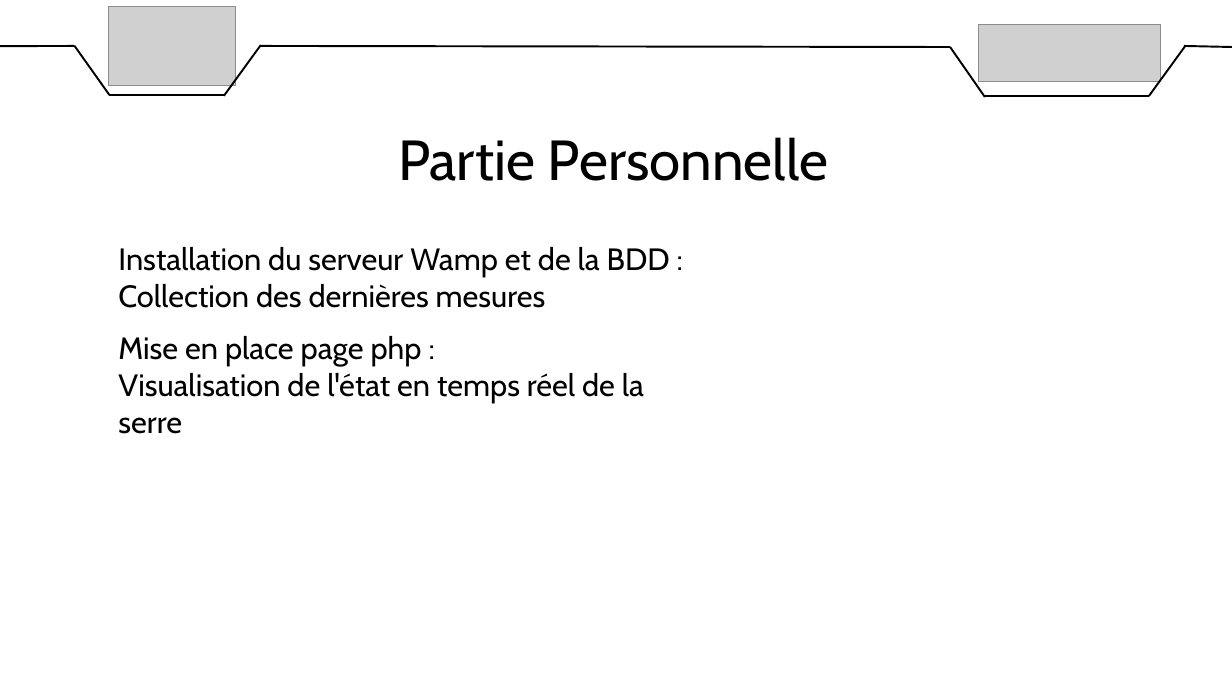
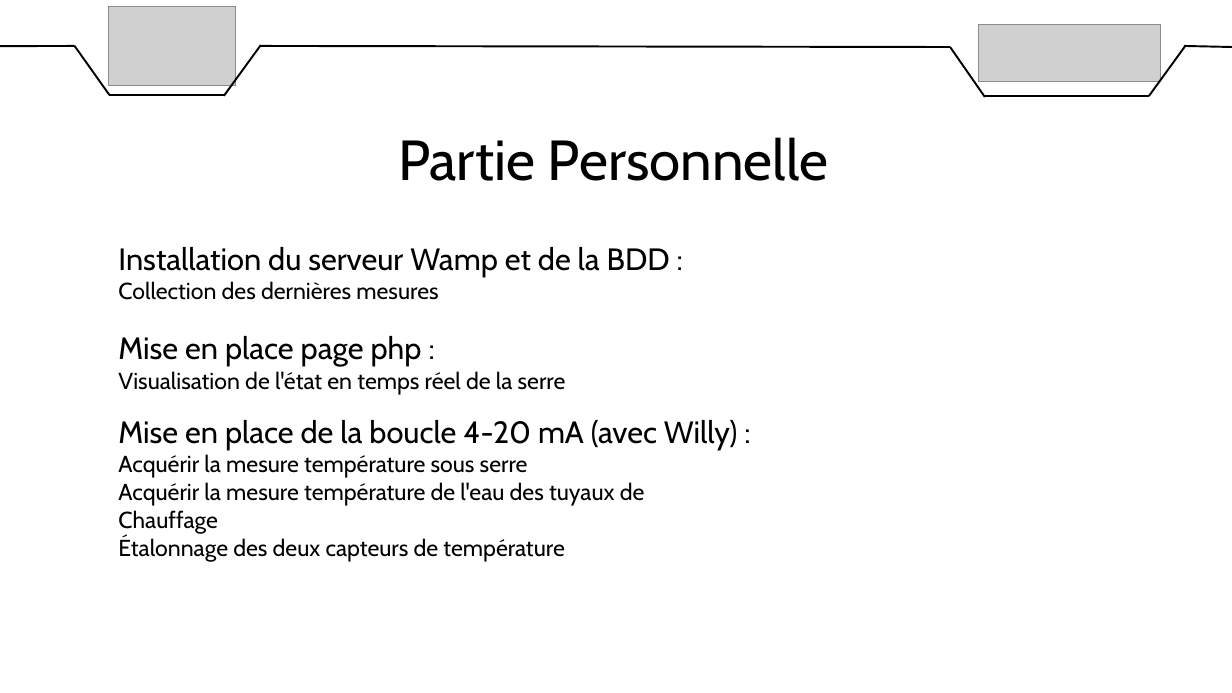
Before and after one commit to DylanChe/SupervisionSerre, a slide deck: slide 4 of oral_projet/diaporama_revue_1_samuel.pptx. Drawn at 1232x693 pixels with LibreOffice and Linux fonts; fonts in the diff are those of the drawing; grey boxes stand for pictures. Boxes give left, top, right and bottom in pixels: in the first picture for what was removed or moved away, otherwise in the second. Text is boxed around its words. In the diff, an @@ line names an element or a change of style, - is before the commit and + after.

Commit message:
Maj diapor revue 1

```diff
--- a/oral_projet/diaporama_revue_1_samuel.pptx
+++ b/oral_projet/diaporama_revue_1_samuel.pptx
@@ text "Installation du serveur Wamp et ..." at (x1=118, y1=247, x2=670, y2=300): size 24 to 18 pt in "Collection des dernières mesures" @@
@@ text at (x1=118, y1=371, x2=566, y2=395): size 24 to 18 pt in "Visualisation de l'état en temps réel de ..." @@
@@ text added at (x1=118, y1=420, x2=737, y2=562), 18 pt, text #000000 @@
+Mise en place de la boucle 4-20 mA (avec Willy) :
+Acquérir la mesure température sous serre
+Acquérir la mesure température de l'eau des tuyaux de
+Chauffage
+Étalonnage des deux capteurs de température
```
